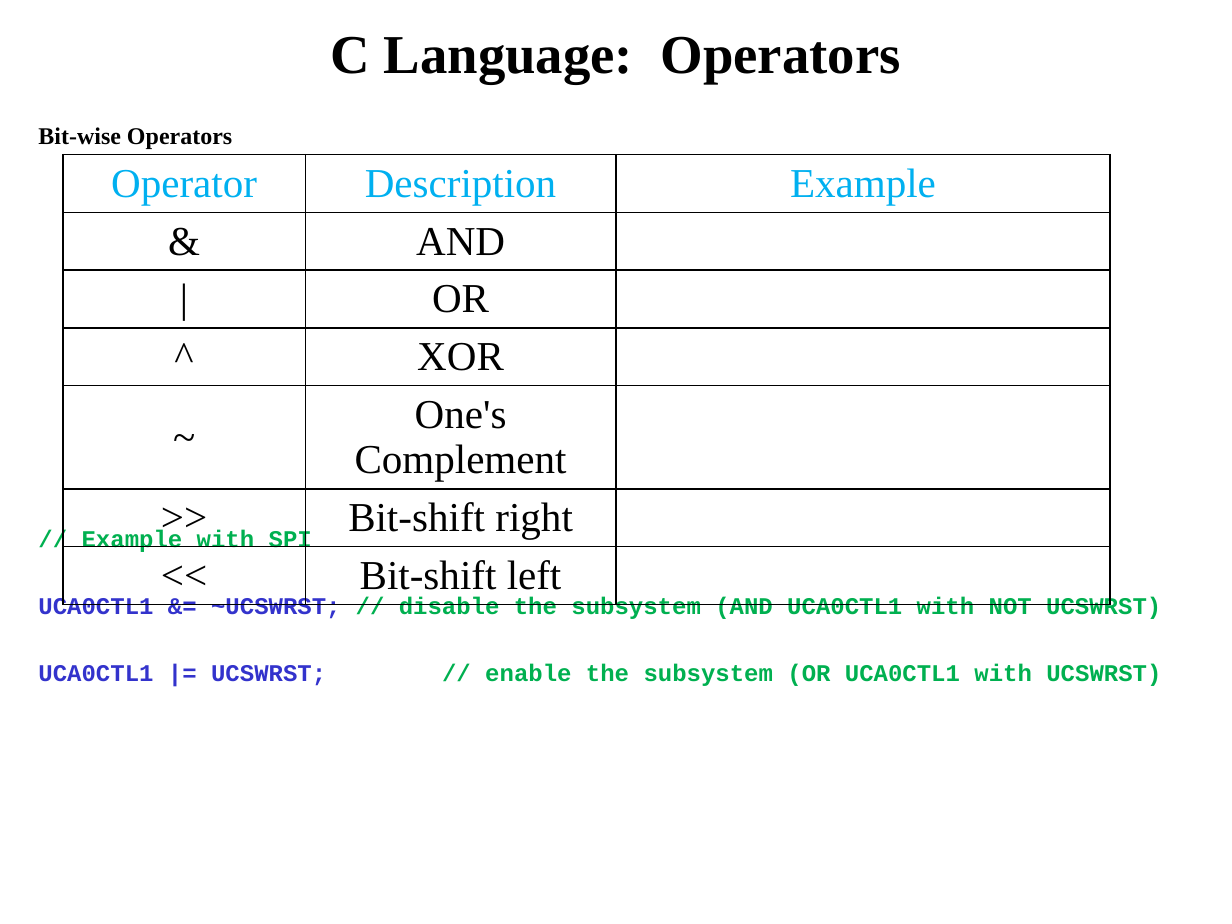
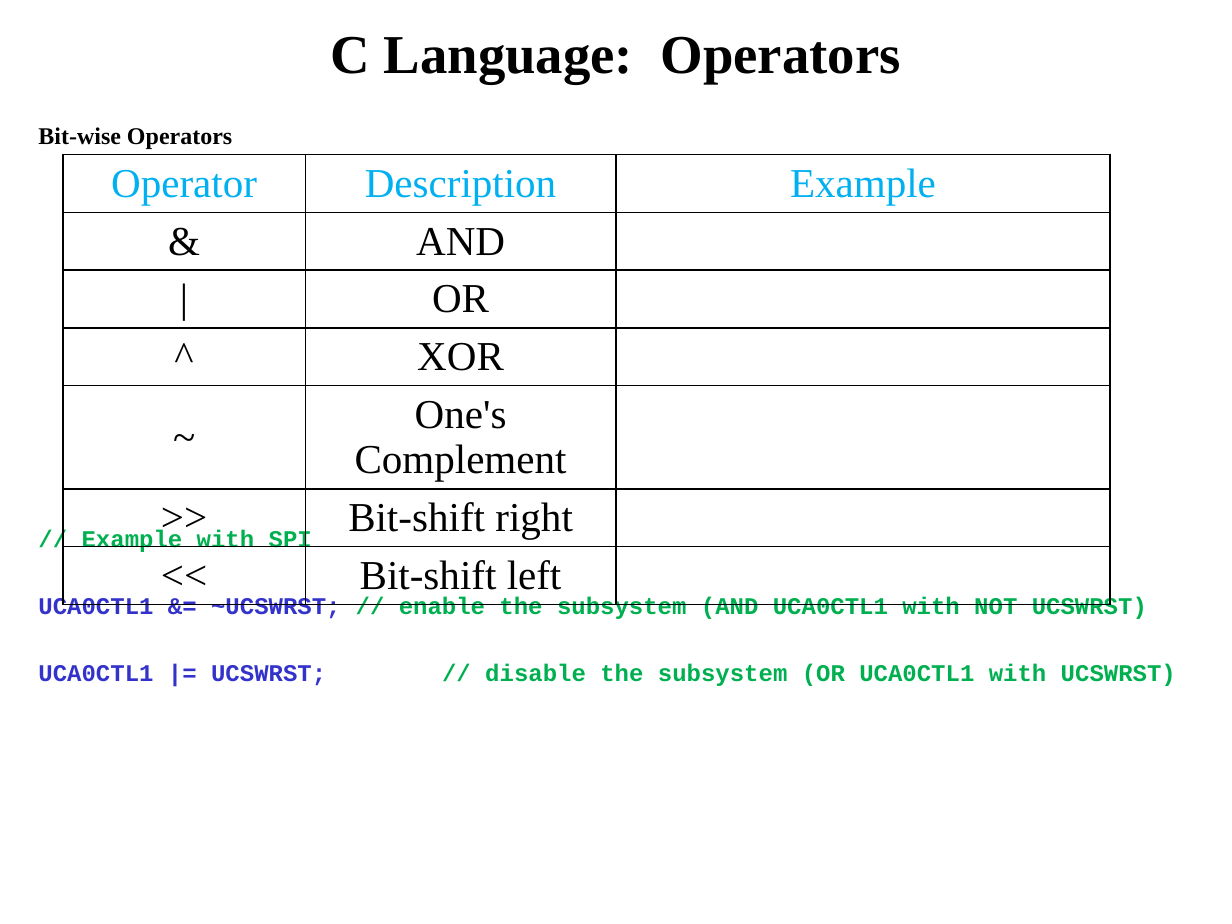
Before and after one commit to pw4rn3r/ECE382, a slide deck: slide 23 of notes/L19/Lsn19.pptx (slide 20 before the commit). Drawn at 1232x924 pixels with LibreOffice and Linux fonts; fonts in the diff are those of the drawing. Boxes give left, top, right and bottom in pixels: in the first picture for what was removed or moved away, otherwise in the second. Text is boxed around its words. In the diff, an @@ line names an element or a change of style, - is before the commit and + after.

Commit message:
L19 - Updated slides

```diff
--- a/notes/L19/Lsn19.pptx
+++ b/notes/L19/Lsn19.pptx
@@ text at (38, 596, 1176, 686): text changed @@
-UCA0CTL1 &= ~UCSWRST; // disable the subsystem (AND UCA0CTL1 with NOT UCSWRST)
-UCA0CTL1 |= UCSWRST; // enable the subsystem (OR UCA0CTL1 with UCSWRST)
+UCA0CTL1 &= ~UCSWRST; // enable the subsystem (AND UCA0CTL1 with NOT UCSWRST)
+UCA0CTL1 |= UCSWRST; // disable the subsystem (OR UCA0CTL1 with UCSWRST)
```
Also in this commit, not shown: 6 other slides changed, 6 slides added, 3 slides removed.
